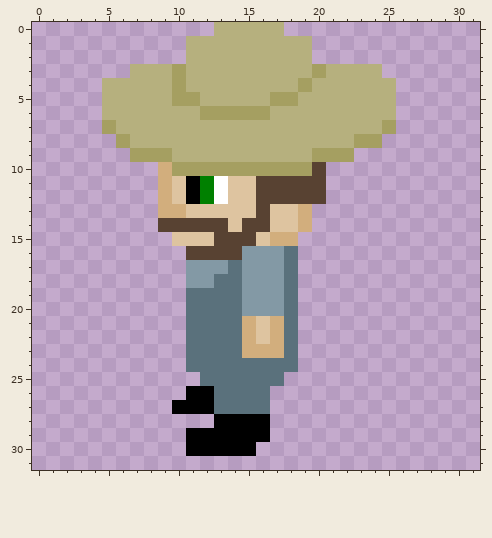
Pixel-art sprite, stored at LudumDare37.gmx/sprites/images/sprPlayerLeft_0.png. That is the earlier state.
The file is 32x32 pixels.
Now the later version:
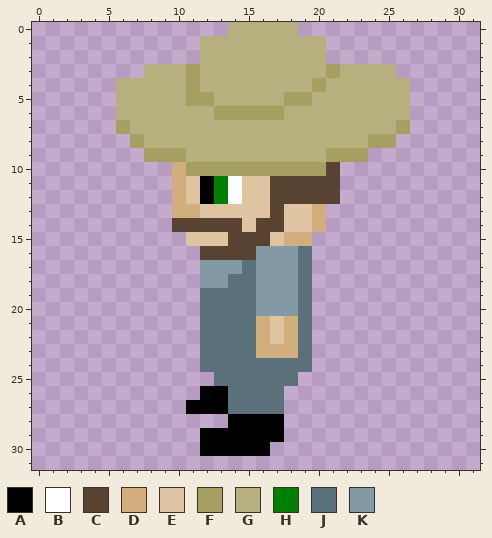
Palette (. is transparent): A #000000  B #ffffff  C #584232  D #d2ae7d  E #dec4a0  F #a59f61  G #b6b07e  H #008000  J #5a717c  K #8399a5
Log entry: diagonal leaves, sideways player walking animation improved
From old to new:
Colour A is added in rows 28 to 29 at x 17; in row 30 at x 16.
Colour A replaces colour H in rows 11 to 12 at x 12.
Colour A replaces colour J in rows 26 to 27 at x 13.
Colour B replaces colour E in rows 11 to 12 at x 14.
Colour C is added in rows 10 to 12 at x 21.
Colour C replaces colour E in row 13 at x 17; in row 14 at x 14 and 17; in row 15 at x 16.
Colour C replaces colour K in row 16 at x 15.
Colour D is added in rows 13 to 14 at x 20; in row 15 at x 19.
Colour D replaces colour E in rows 11 to 12 at x 10; in row 13 at x 11; in rows 21 to 22 at x 16.
Colour D replaces colour F in row 10 at x 10.
Colour D replaces colour J in rows 21 to 23 at x 18.
Colour E replaces colour A in rows 11 to 12 at x 11.
Colour E replaces colour C in rows 11 to 13 at x 16; in row 14 at x 15; in row 15 at x 13.
Colour E replaces colour D in rows 13 to 14 at x 19; in row 15 at x 17; in rows 21 to 22 at x 17.
Colour F is added in row 7 at x 26; in row 8 at x 25; in row 9 at x 23.
Colour F replaces colour C in row 10 at x 20.
Colour F replaces colour G in row 3 at x 11 and 21; in row 4 at x 11 and 20; in row 5 at x 12 and 19; in row 6 at x 17; in row 7 at x 6; in row 8 at x 7.
Colour F replaces colour G in row 9 at x 10.
Colour G is added in row 0 at x 18; in rows 1 to 2 at x 20; in row 3 at x 25; in rows 4 to 6 at x 26.
Colour G replaces colour F in row 3 at x 10 and 20; in row 4 at x 10 and 19; in row 5 at x 10 and 17; in row 6 at x 12; in row 7 at x 25; in row 8 at x 23.
Colour G replaces colour F in row 9 at x 20.
Colour H replaces colour B in rows 11 to 12 at x 13.
Colour J is added in rows 16 to 24 at x 19; in row 25 at x 18; in rows 26 to 27 at x 17.
Colour J replaces colour D in rows 21 to 23 at x 15.
Colour J replaces colour K in rows 17 to 20 at x 15.
Colour K replaces colour J in row 16 at x 18; in row 17 at x 14 and 18; in row 18 at x 13 and 18; in rows 19 to 20 at x 18.
Colour A is removed in row 26 at x 11; in row 27 at x 10; in row 28 at x 13; in rows 29 to 30 at x 11.
Colour C is removed in row 14 at x 9; in row 16 at x 11.
Colour D is removed in rows 10 to 13 at x 9.
Colour E is removed in row 15 at x 10.
Colour F is removed in row 7 at x 5; in row 8 at x 6; in row 9 at x 7.
Colour G is removed in row 0 at x 13; in rows 1 to 2 at x 11; in row 3 at x 7; in rows 4 to 6 at x 5.
Colour J is removed in rows 19 to 24 at x 11; in row 25 at x 12.
Colour K is removed in rows 17 to 18 at x 11.
